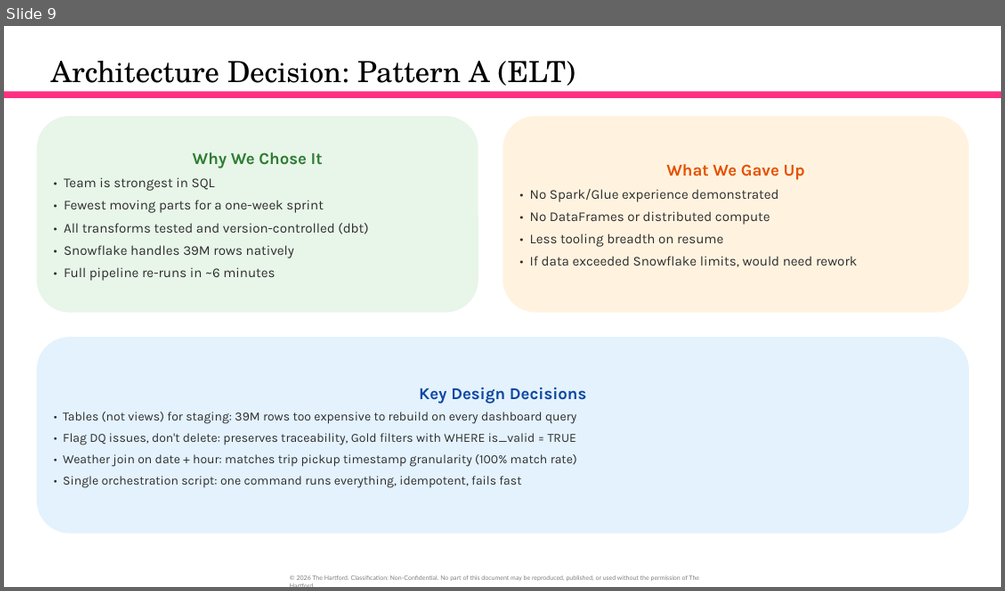
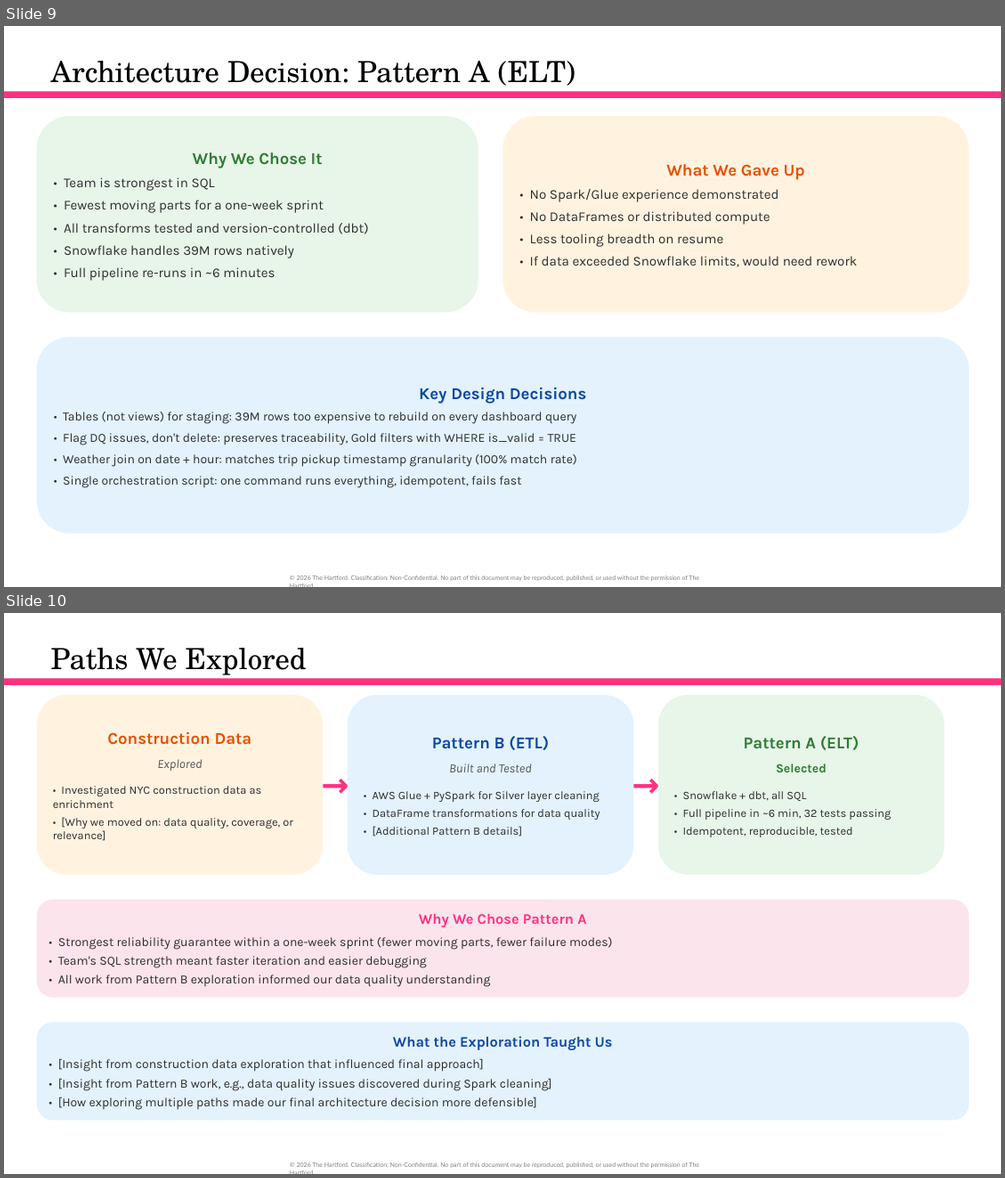
Before and after one commit to orlandojmarin/nyc-taxi-capstone, a slide deck: docs/Capstone_Presentation.pptx. Shown one above the other, each under a label of ours: slide 9 before the commit, slides 9 and 10 after it. The pictures are 1005x591 and 1005x1178 pixels, drawn with LibreOffice and Linux fonts; fonts in the diff are those of the drawing. Boxes give left, top, right and bottom in pixels: in the first picture for what was removed or moved away, otherwise in the second. Text is boxed around its words. In the diff, an @@ line names an element or a change of style, - is before the commit and + after.

Commit message:
Add Paths Explored slide and update context with team assignments

```diff
--- a/docs/Capstone_Presentation.pptx
+++ b/docs/Capstone_Presentation.pptx
@@ slide 10 added at [4,613,1001,1174], background #FFFFFF; not listed: 1 template element that a slide beside it also shows @@
@@ title added at [51,648,307,679], 28 pt, text #000000 @@
+Paths We Explored
@@ rectangle added at [4,678,1001,685], fill #FE3082 @@
@@ rounded rectangle added at [37,695,324,875], fill #FFF3E0, 11 pt, text #2D2D2D @@
+Construction Data
+Explored
+• Investigated NYC construction data as enrichment
+• [Why we moved on: data quality, coverage, or relevance]
@@ rounded rectangle added at [348,695,633,875], fill #E3F2FD, 11 pt, text #2D2D2D @@
+Pattern B (ETL)
+Built and Tested
+• AWS Glue + PySpark for Silver layer cleaning
+• DataFrame transformations for data quality
+• [Additional Pattern B details]
@@ rounded rectangle added at [658,695,945,875], fill #E8F5E9, 11 pt, text #2D2D2D @@
+Pattern A (ELT)
+Selected
+• Snowflake + dbt, all SQL
+• Full pipeline in ~6 min, 32 tests passing
+• Idempotent, reproducible, tested
@@ text added at [307,761,364,802], 32 pt, text #FE3082, bold @@
+→
@@ text added at [617,761,675,802], 32 pt, text #FE3082, bold @@
+→
@@ rounded rectangle added at [37,900,970,997], fill #FCE4EC, 12 pt, text #2D2D2D @@
+Why We Chose Pattern A
+• Strongest reliability guarantee within a one-week sprint (fewer moving parts, fewer failure modes)
+• Team's SQL strength meant faster iteration and easier debugging
+• All work from Pattern B exploration informed our data quality understanding
@@ rounded rectangle added at [37,1022,970,1120], fill #E3F2FD, 12 pt, text #2D2D2D @@
+What the Exploration Taught Us
+• [Insight from construction data exploration that influenced final approach]
+• [Insight from Pattern B work, e.g., data quality issues discovered during Spark cleaning]
+• [How exploring multiple paths made our final architecture decision more defensible]
```
Also in this commit, not shown: 1 other file.
